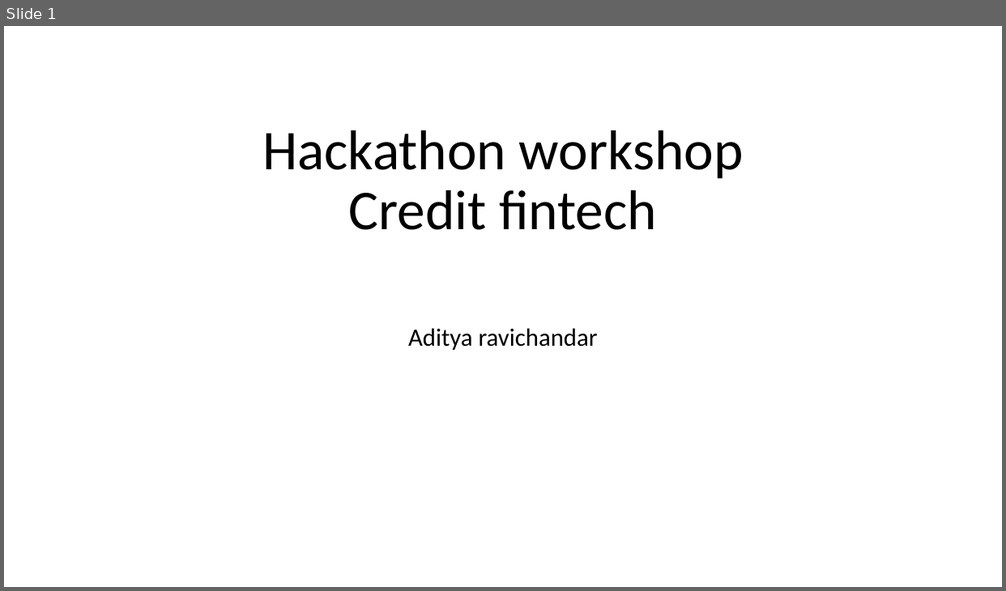
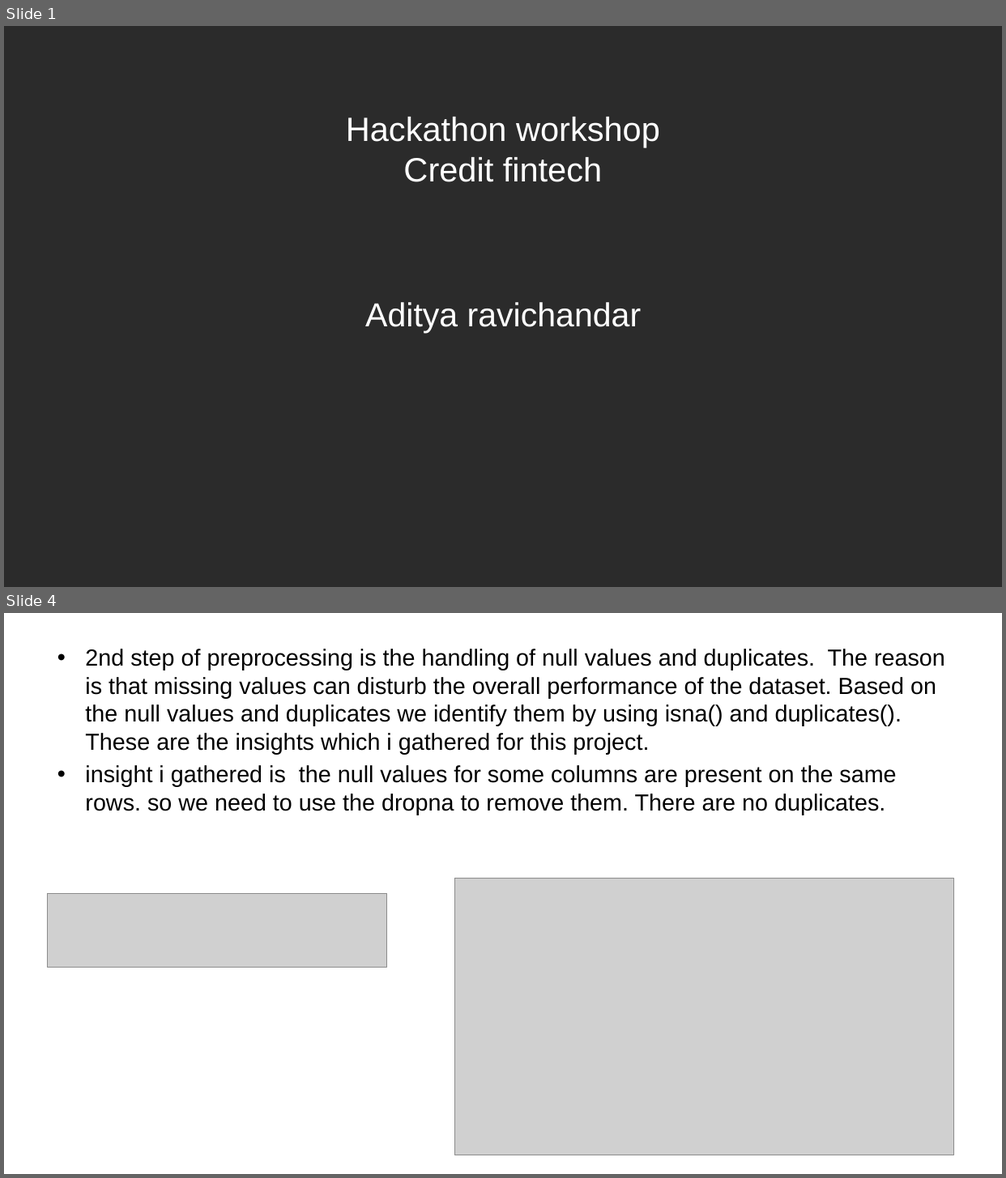
Before and after one commit to adityaravichander45/october-wkshop, a slide deck: Hackathon workshop.pptx. Shown one above the other, each under a label of ours: slide 1 before the commit, slides 1 and 4 after it; the slides between them are not shown. The pictures are 1006x591 and 1006x1178 pixels, drawn with LibreOffice and Linux fonts; fonts in the diff are those of the drawing; grey boxes stand for pictures; background and template pictures are left out; a plain dark background stands for a picture behind light text. Boxes give left, top, right and bottom in pixels: in the first picture for what was removed or moved away, otherwise in the second. Text is boxed around its words. In the diff, an @@ line names an element or a change of style, - is before the commit and + after.

```diff
--- a/Hackathon workshop.pptx
+++ b/Hackathon workshop.pptx
@@ slide 4 added at (x1=4, y1=613, x2=1002, y2=1174), background picture (left out) @@
@@ text added at (x1=85, y1=649, x2=945, y2=815), 22.4 pt, text #000000 @@
+• 2nd step of preprocessing is the handling of null values and duplicates. The reason is that missing values can disturb the overall performance of the dataset. Based on the null values and duplicates we identify them by using isna() and duplicates(). These are the insights which i gathered for this project.
+• insight i gathered is the null values for some columns are present on the same rows. so we need to use the dropna to remove them. There are no duplicates.
@@ picture added at (x1=454, y1=878, x2=954, y2=1155) @@
@@ picture added at (x1=48, y1=894, x2=386, y2=967) @@
@@ slide 1 changed as well @@
@@ background #FFFFFF to picture (left out) @@
@@ title "Hackathon workshop Credit fintech" moved from (x1=262, y1=130, x2=744, y2=230) to (x1=346, y1=117, x2=660, y2=182) @@
@@ title "Hackathon workshop Credit fintech" at (x1=346, y1=117, x2=660, y2=182): size 54 to 32.4 pt, font Calibri to Arial, text colour #000000 to #FFFFFF; line spacing 0.9 to 1; vertical alignment bottom to middle @@
@@ subtitle "Aditya ravichandar" moved from (x1=408, y1=328, x2=598, y2=350) to (x1=365, y1=302, x2=641, y2=333) @@
@@ subtitle "Aditya ravichandar" at (x1=365, y1=302, x2=641, y2=333): size 24 to 32 pt, font Calibri to Arial, text colour #000000 to #FFFFFF; line spacing 0.9 to 1; less space between paragraphs @@
```
Also in this commit, not shown: 7 other slides changed, 2 other slides added, 12 slides removed.
